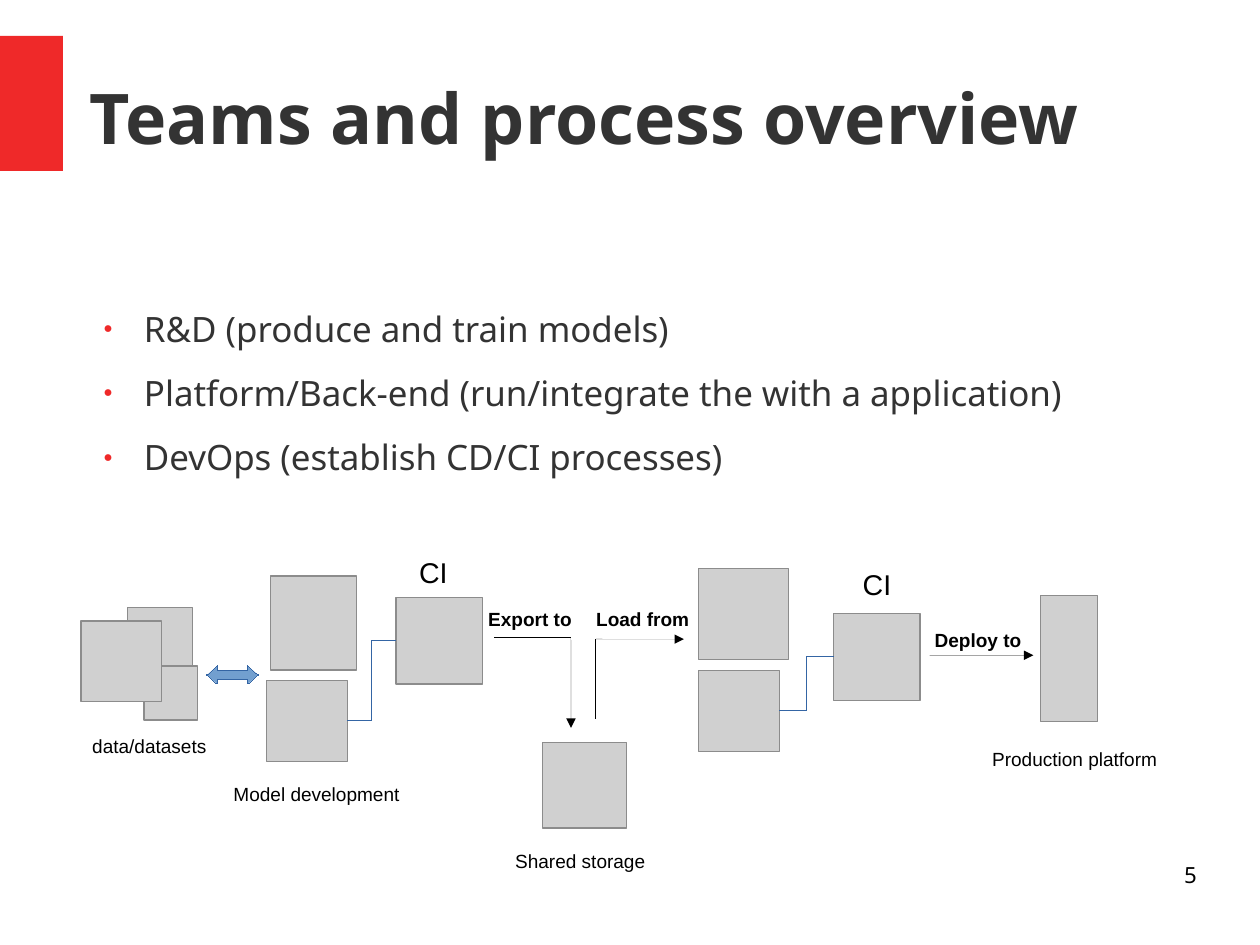
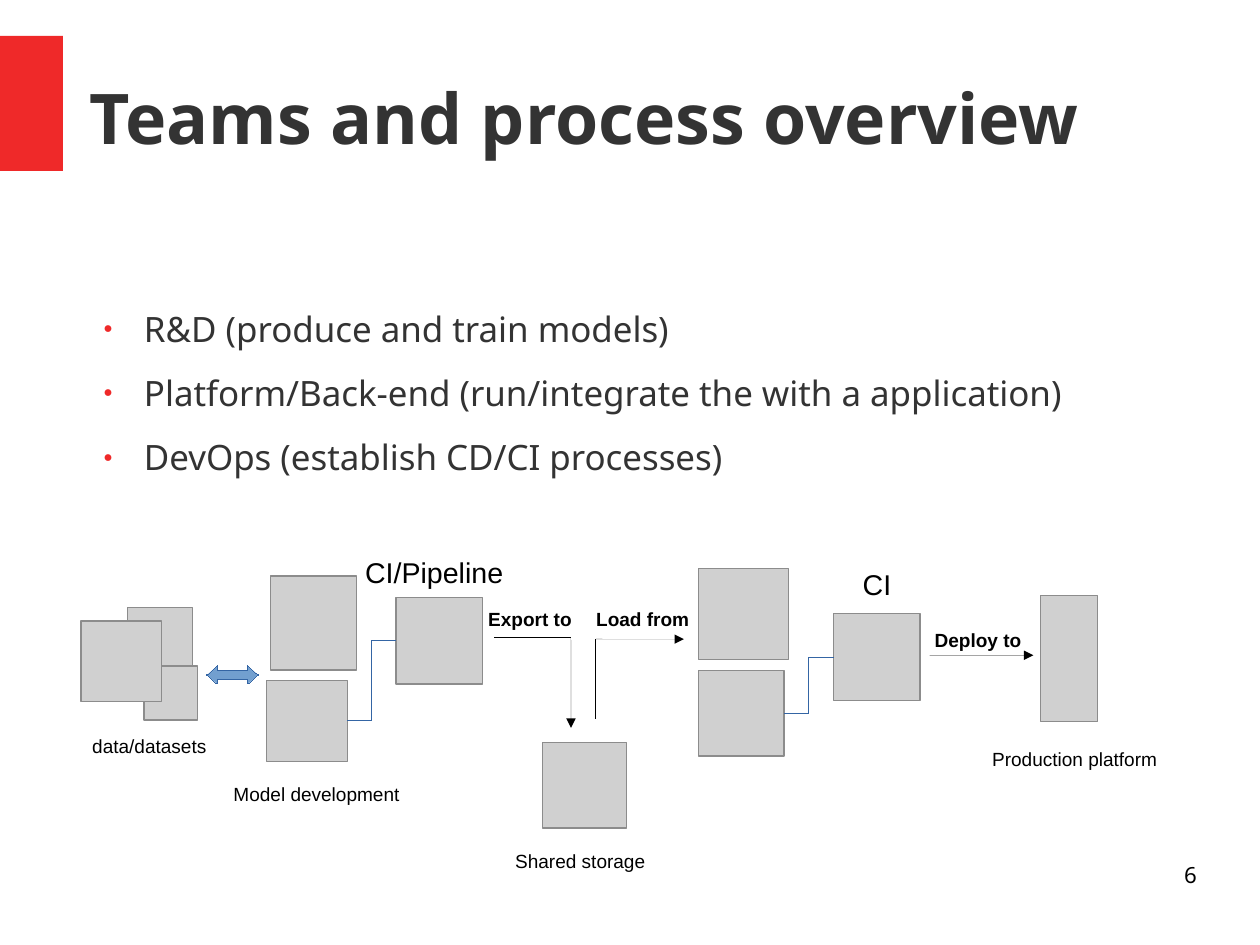
Before and after one commit to andrefsp/models-to-production, a slide deck: slide 6 of models-to-production.odp (slide 5 before the commit). Drawn at 1260x945 pixels with LibreOffice and Linux fonts; fonts in the diff are those of the drawing; grey boxes stand for pictures. Boxes give left, top, right and bottom in pixels: in the first picture for what was removed or moved away, otherwise in the second. Text is boxed around its words. In the diff, an @@ line names an element or a change of style, - is before the commit and + after.

```diff
--- a/models-to-production.odp
+++ b/models-to-production.odp
@@ text at bbox=[365, 562, 503, 588]: text changed @@
-CI
+CI/Pipeline
@@ elbow line moved from (780, 711) - (834, 657) to (784, 713) - (834, 657) @@
@@ picture: place and size @@
-picture at bbox=[699, 671, 780, 752]
+picture at bbox=[699, 671, 784, 757]
@@ page number at bbox=[1184, 867, 1197, 884]: text changed @@
-5
+6
```
Also in this commit, not shown: 7 other slides changed, 2 slides added, 2 other files.
